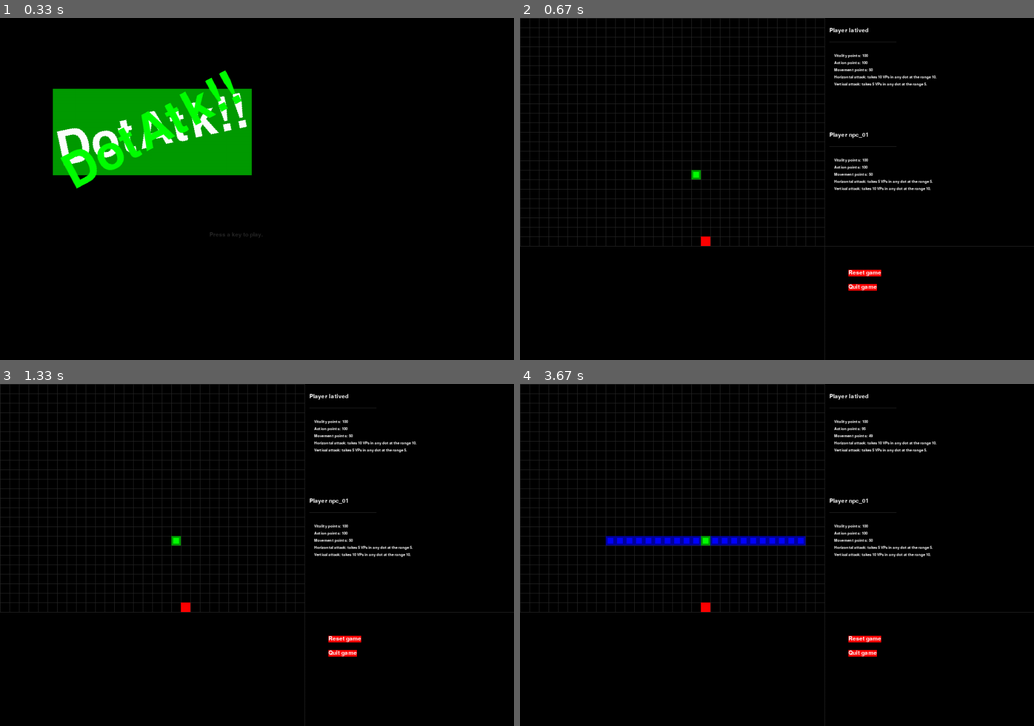
Above: before the commit, frames 1-4 (two rows, left to right).
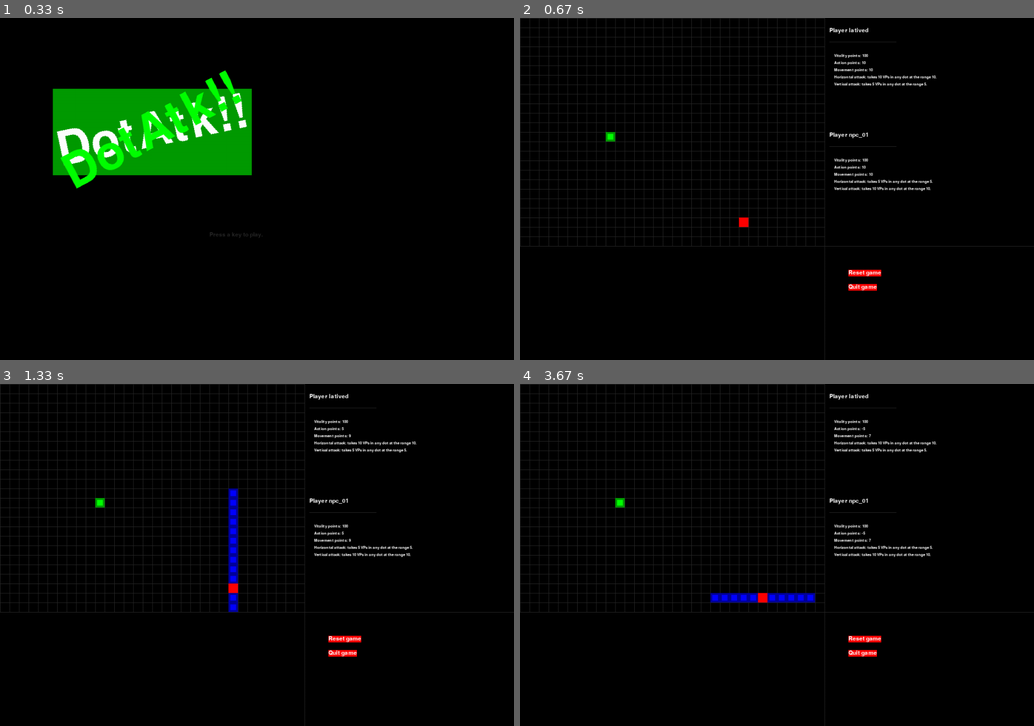
Above: after the commit, the same moments.

Repository: latived/ia2-p1
Game: pygame game, started from game.py
The game is run twice, just before and just after one commit, with the same random seed, the same clock (stepped at 60 frames per second) and the same inputs.
Inputs:
- Up to frame 1 (0.33 s): no input
- Up to frame 2 (0.67 s): tap Enter at 0.33 s
- Up to frame 3 (1.33 s): hold Right 0.67-1.13 s
- Up to frame 4 (3.67 s): hold Right 1.5-2.03 s; hold Left 2.07-2.78 s; hold Down from 2.82 s (still down)

Frame 1 is identical in both runs. In frame 2, 0.2% of the frame differs, in the area x 16-69%, y 12-67%; in frame 3, 0.9%; in frame 4, 1.9%.

Commit message:
Some minor adjustments and bug corrections. Also, modified getRandomDirection to place far from each other--in some cases.

Diff:
--- a/game.py
+++ b/game.py
@@ -65,31 +65,34 @@
 
 
 def runGame():
+
     # Set a random start point for dot and NPC-dot
     START_VP = 100  # Vitality points
-    START_AP = 100  # Action points
-    START_MP = 50   # Move points
+    START_AP = 10  # Action points
+    START_MP = 10   # Move points
 
     ATK_PLAYER = {'horizontal': (10, 10), 'vertical': (5, 5) }  # atk : (range_space, range_damage)
     ATK_NPC = {'horizontal': (5, 5), 'vertical': (10, 10) }  # atk : (range_space, range_damage)
 
-    dotPlayer = Player('latived', getRandomLocation(), START_VP, START_AP, START_MP, ATK_PLAYER)
-    dotNpc = Player('npc_01', getRandomLocation(), START_VP, START_AP, START_MP, ATK_NPC)
+    xyOccupied = []
+
+    dotPlayer = Player('latived', getRandomLocation(xby=True), START_VP, START_AP, START_MP, ATK_PLAYER)
+    dotNpc = Player('npc_01', getRandomLocation(ybx=True), START_VP, START_AP, START_MP, ATK_NPC)
 
     gameStarted = False  # inhibit necessity for one move before the game starts
 
-    dotTurn = True # control if dot or npc can move
+    dotTurn = True  # control if dot or npc can move (true if player, false if npc)
     turnCounter = 0
 
     while True: # main game loop
-        # direction = None  # inhibit continuous movement
-        direction = getRandomDirection()
+        direction = None  # inhibit continuous movement
+        # direction = getRandomDirection()
 
         # TEMP CODE JUST FOR TEST PURPOSES
-        for event in pygame.event.get(): # event handling loop
-            if event.type == MOUSEBUTTONUP:
-                if QUIT_RECT.collidepoint(event.pos):
-                    terminate()
+        #for event in pygame.event.get(): # event handling loop
+        #    if event.type == MOUSEBUTTONUP:
+        #        if QUIT_RECT.collidepoint(event.pos):
+        #            terminate()
 
         while (gameStarted and dotTurn) and not direction:
             for event in pygame.event.get(): # event handling loop
@@ -115,6 +118,9 @@
             turnCounter += 1
             print("Turn {}".format(turnCounter))
 
+            if not dotTurn:
+                direction = getRandomDirection()
+
             if not doDotTurn(dotPlayer, dotNpc, direction, dotTurn):
                 turnCounter -= 1
                 continue
@@ -125,7 +131,7 @@
         gameStarted = True  # not necessary anymore after the game starts
 
         drawGameWindow(dotPlayer, dotNpc)
-        time.sleep(1)  # wait 1 second before npc moves at window
+        # time.sleep(1)  # wait 1 second before npc moves at window
         pygame.display.update()
         FPSCLOCK.tick(FPS)
 
@@ -150,12 +156,12 @@
     nx = dotWaitingCoords['x']
     ny = dotWaitingCoords['y']
 
-    if atkType == 'vertical':
+    if atkType == 'horizontal':
         if (px - rangeAtk <= nx <= px) and (py == ny):
             return True
         elif (px <= nx <= px + rangeAtk) and (py == ny):
             return True
-    elif atkType == 'horizontal':
+    elif atkType == 'vertical':
         if (py <= ny <= py + rangeAtk) and (px == nx):
             return True
         elif (py - rangeAtk <= ny <= py) and (px == nx):
@@ -177,7 +183,7 @@
     # move the dot in the direction it is moving, obviously
     if move(direction, dotPlaying.position):  # only false at first game start
         dotPlaying.movementPoints -= 1
-        print("\t{}: ({}, {}) to ({}, {})".format(dotPlaying.name,
+        print("\t{} moves from ({}, {}) to ({}, {})".format(dotPlaying.name,
                                                 previousPos['x'], previousPos['y'],
                                                 dotPlaying.position['x'], dotPlaying.position['y']))
 
@@ -188,9 +194,9 @@
 
         # actualize window to show attack
         drawGameWindow(player, npc)
-        time.sleep(2)
         drawAttack(dotPlaying.position, atkType, rangeAtk)
         pygame.display.update()
+        time.sleep(0.5)
 
         if hit:
             damage = dotPlaying.atkTypes[atkType][1]
@@ -205,7 +211,7 @@
 
         return True
     else:
-        print("\t{}: move to off the board is invalid. Try again.".format(dotPlaying.name))
+        print("\t{}: movement to off the board is invalid. Try again.".format(dotPlaying.name))
         return False
 
 
@@ -299,8 +305,20 @@
     sys.exit()
 
 
-def getRandomLocation():
-    return {'x': random.randint(0, CELLWIDTH - 1), 'y': random.randint(0, CELLHEIGHT - 1)}
+def getRandomLocation(xby=False, ybx=False):
+
+    x = random.randint(0, CELLWIDTH - 1)
+    y = random.randint(0, CELLHEIGHT - 1)
+
+    if xby:
+        x = random.randint(0, CELLWIDTH - 1)
+        y = random.randint(x, CELLHEIGHT - 1)
+
+    if ybx:
+        y = random.randint(0, CELLHEIGHT - 1)
+        x = random.randint(y, CELLWIDTH - 1)
+
+    return {'x' : x, 'y': y}
 
 
 def showGameOverScreen():
